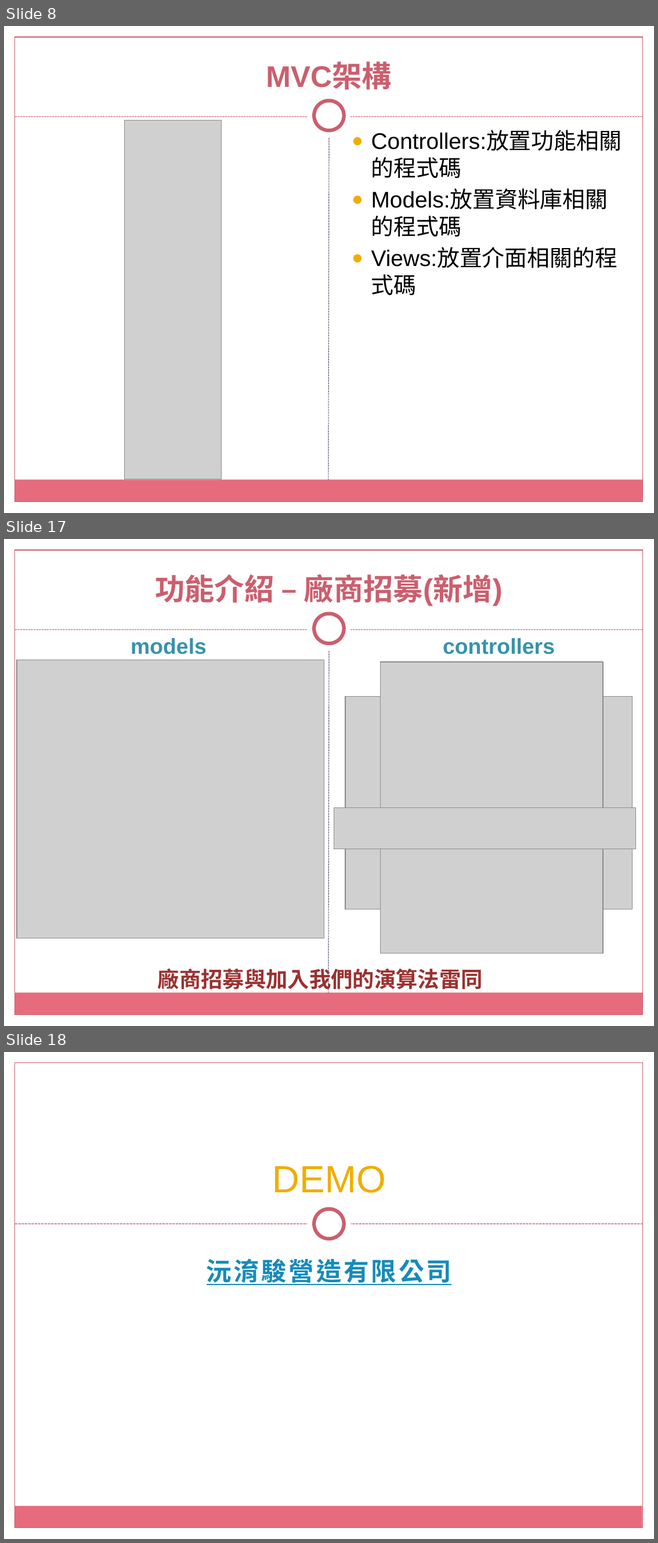
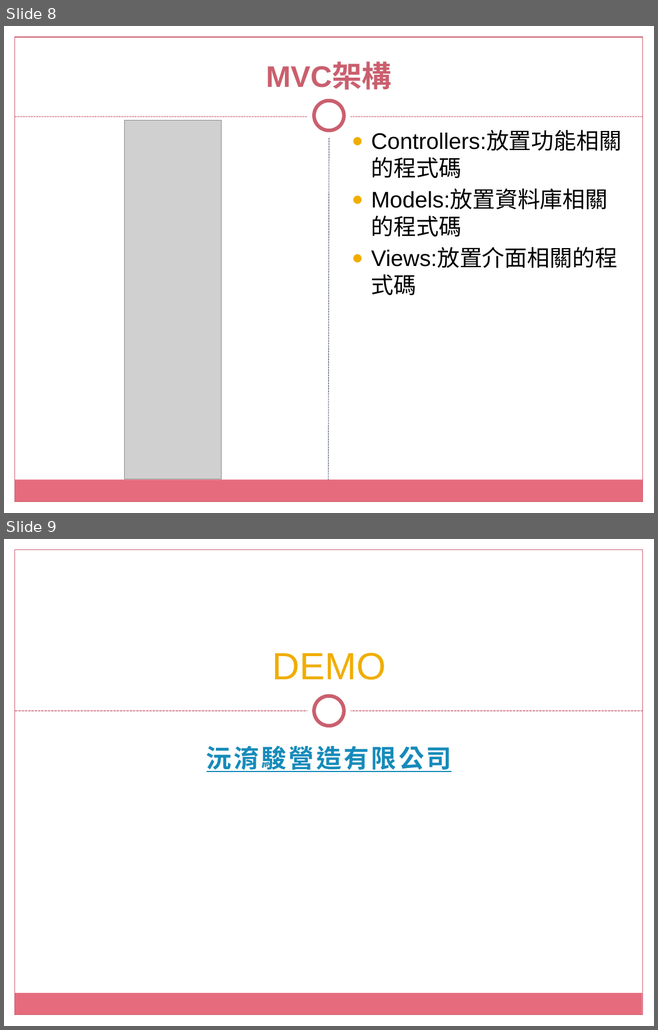
Before and after one commit to tsouleona/gitLab, a slide deck: small_project/data_project/沅淯駿營造有限公司.pptx. Shown one above the other, each under a label of ours: slides 8, 17 and 18 before the commit, slides 8 and 9 after it; the slides between them are not shown. The pictures are 658x1543 and 658x1030 pixels, drawn with LibreOffice and Linux fonts; fonts in the diff are those of the drawing; grey boxes stand for pictures; background and template pictures are left out. Boxes give left, top, right and bottom in pixels: in the first picture for what was removed or moved away, otherwise in the second. Text is boxed around its words. In the diff, an @@ line names an element or a change of style, - is before the commit and + after.

```diff
--- a/small_project/data_project/沅淯駿營造有限公司.pptx
+++ b/small_project/data_project/沅淯駿營造有限公司.pptx
@@ slide 17 removed at (x1=4, y1=539, x2=654, y2=1026), background picture (left out); not listed: 9 template elements that a slide beside it also shows @@
@@ title removed at (x1=155, y1=574, x2=502, y2=606) @@
-功能介紹 – 廠商招募(新增)
@@ text removed at (x1=130, y1=638, x2=206, y2=654) @@
-models
@@ text removed at (x1=442, y1=638, x2=554, y2=654) @@
-controllers
@@ picture removed at (x1=17, y1=660, x2=324, y2=938) @@
@@ picture removed at (x1=380, y1=662, x2=603, y2=954) @@
@@ picture removed at (x1=345, y1=696, x2=632, y2=909) @@
@@ picture removed at (x1=334, y1=808, x2=636, y2=849) @@
@@ text removed at (x1=158, y1=965, x2=482, y2=993) @@
-廠商招募與加入我們的演算法雷同
@@ what was slide 18 is now slide 9 @@
```
Also in this commit, not shown: 8 other slides removed.
